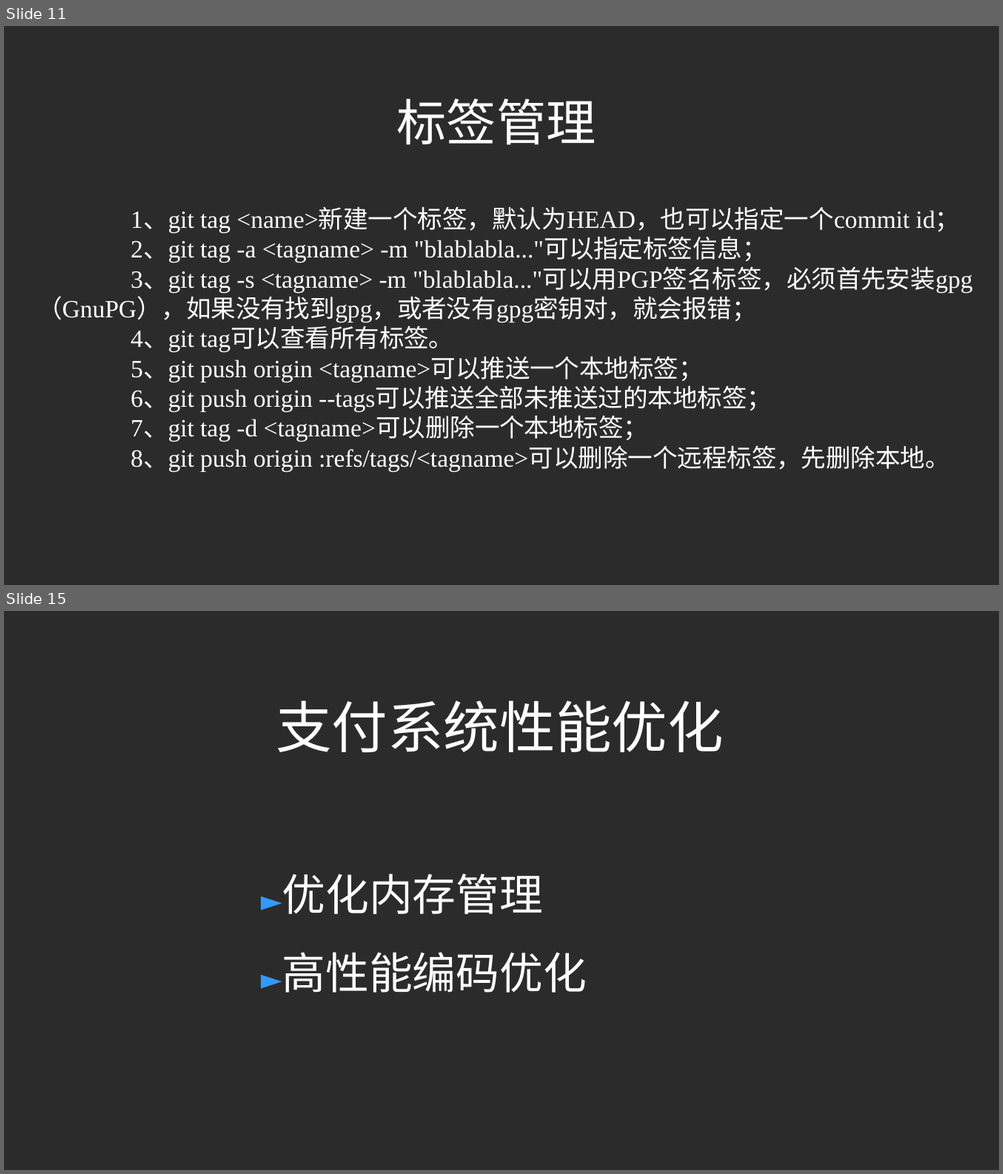
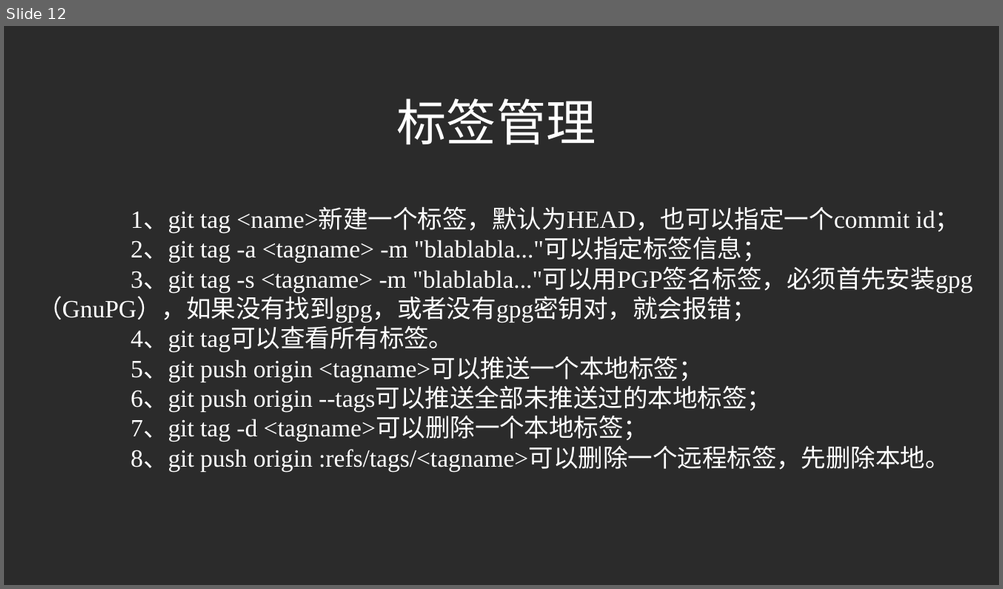
Before and after one commit to liuchangfa/workplace, a slide deck: training/Git/Git.ppt. Shown one above the other, each under a label of ours: slides 11 and 15 before the commit, slide 12 after it; the slides between them are not shown. The pictures are 1003x1174 and 1003x589 pixels, drawn with LibreOffice and Linux fonts; fonts in the diff are those of the drawing; background and template pictures are left out; a plain dark background stands for a picture behind light text. Boxes give left, top, right and bottom in pixels: in the first picture for what was removed or moved away, otherwise in the second. Text is boxed around its words. In the diff, an @@ line names an element or a change of style, - is before the commit and + after.

```diff
--- a/training/Git/Git.ppt
+++ b/training/Git/Git.ppt
@@ slide 15 removed at [4,611,999,1170], background picture (left out) @@
@@ title removed at [276,701,723,752] @@
-支付系统性能优化
@@ text removed at [282,874,586,993] @@
-►优化内存管理
-►高性能编码优化
@@ what was slide 11 is now slide 12 @@
```
Also in this commit, not shown: 3 slides changed, 8 slides added, 6 other slides removed.
